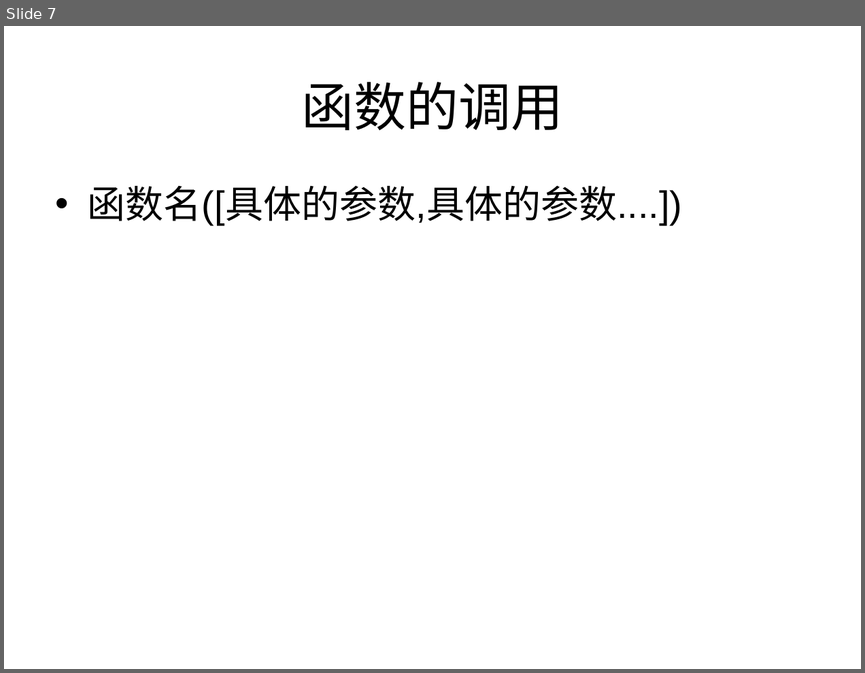
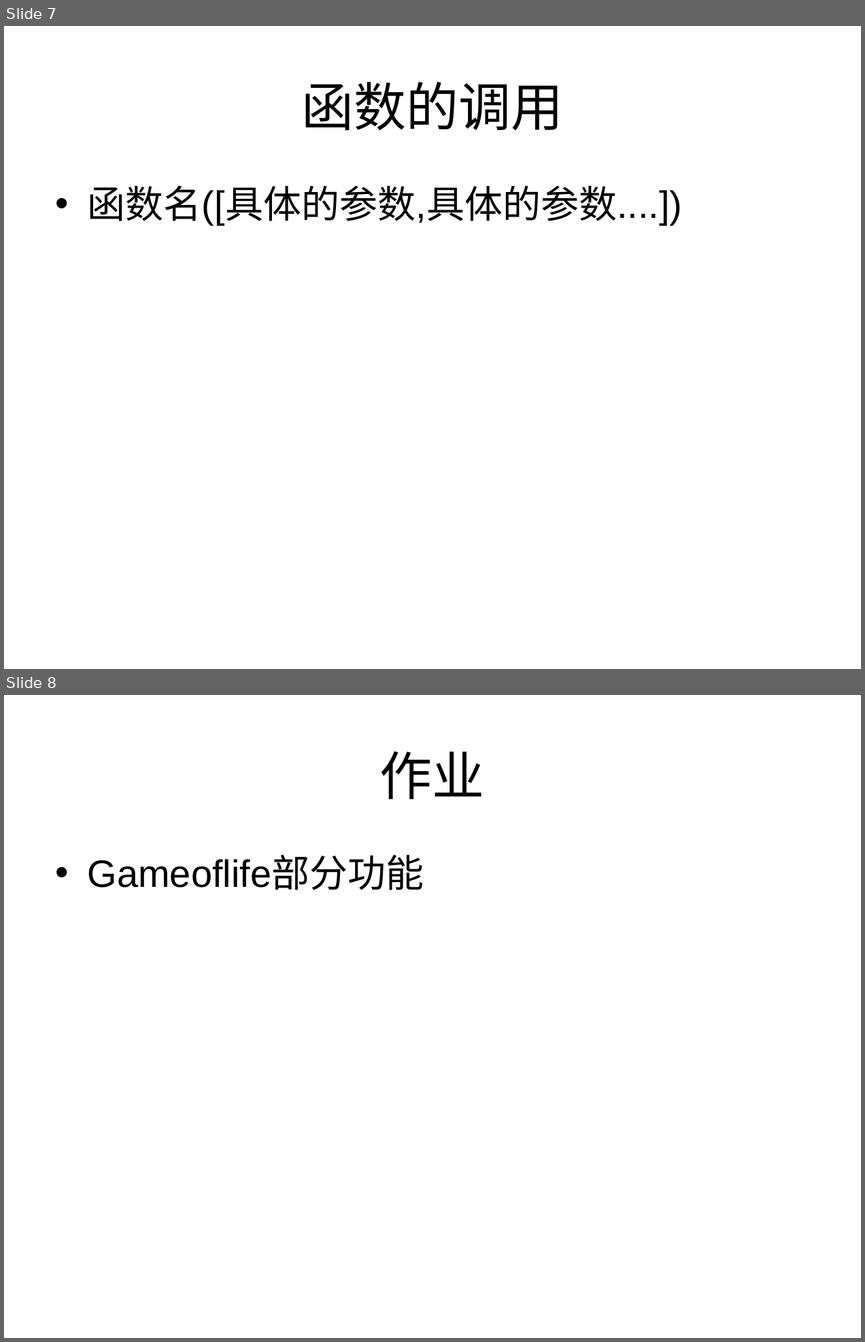
Before and after one commit to cd-vr1class/homework, a slide deck: ppt/7-14函数.ppt. Shown one above the other, each under a label of ours: slide 7 before the commit, slides 7 and 8 after it. The pictures are 865x673 and 865x1342 pixels, drawn with LibreOffice and Linux fonts; fonts in the diff are those of the drawing. Boxes give left, top, right and bottom in pixels: in the first picture for what was removed or moved away, otherwise in the second. Text is boxed around its words. In the diff, an @@ line names an element or a change of style, - is before the commit and + after.

```diff
--- a/ppt/7-14函数.ppt
+++ b/ppt/7-14函数.ppt
@@ slide 8 added at (4,695,861,1338), background #FFFFFF @@
@@ title added at (380,751,485,799), 44 pt, text #000000 @@
+作业
@@ text added at (88,857,424,890), 32 pt, text #000000 @@
+• Gameoflife部分功能
```
Also in this commit, not shown: 8 other files.
